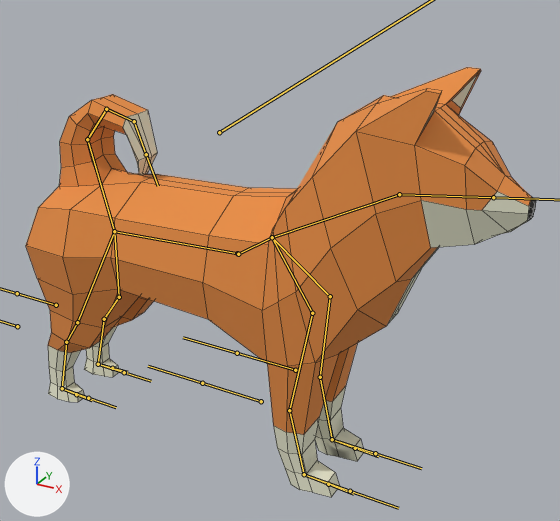
Renders of the FBX model UnityBlender/Assets/Fbx/Dog1.fbx from each side of a commit.
One viewpoint serves both versions: a 50 mm lens placed at (2.01, -3.2, 1.62), pointed at (0.2, 0.09, -0.03). Lighting does not change. The marker at lower left points along +X, +Y and +Z. The bones that bend it are drawn over the model as lines. Mesh edges are drawn as thin lines.

Names of what the first picture shows: '平面'.
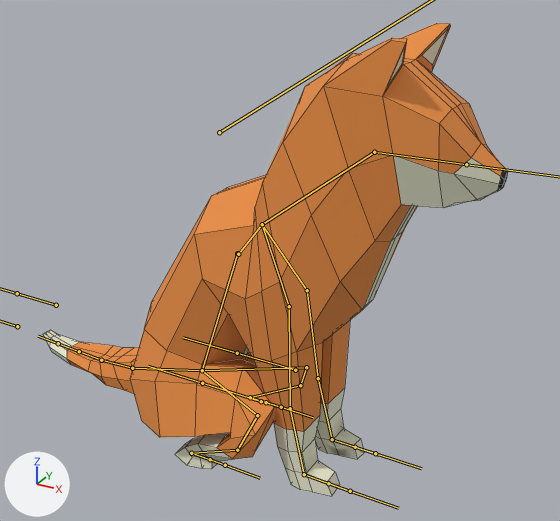
The newer file adds an action. The first version stands in its rest pose; the second is drawn at frame 16 of the action 'アーマチュア|Sit'.

The change in detail:
Bone 'LowerBody' (bone_lowerbody) turns from (0, 0, 0) to (0, 0, -70) degrees about its own x, y and z.
Bone 'Leg1.L' (bone_leg1_l) turns from (0, 0, 0) to (-15, -18, -33) degrees about its own x, y and z.
Bone 'Leg2.L' (bone_leg2_l) turns from (0, 0, 0) to (9, -17, 80) degrees about its own x, y and z.
Bone 'Leg3.L' (bone_leg3_l) turns from (0, 0, 0) to (28, -19, 58) degrees about its own x, y and z.
Bone 'Leg4.L' (bone_leg4_l) turns from (0, 0, 0) to (2, -12, -53) degrees about its own x, y and z.
Bone 'Tail1' (bone_tail1) turns from (0, 0, 0) to (2, 0, -20) degrees about its own x, y and z.
Bone 'Tail2' (bone_tail2) turns from (0, 0, 0) to (4, 3, -42) degrees about its own x, y and z.
Bone 'Tail3' (bone_tail3) turns from (0, 0, 0) to (4, 2, -60) degrees about its own x, y and z.
Bone 'Tail4' (bone_tail4) turns from (0, 0, 0) to (5, 1, -55) degrees about its own x, y and z.
Bone 'Leg1.R' (bone_leg1_r) turns from (0, 0, 0) to (-34, 8, -26) degrees about its own x, y and z.
Bone 'Leg2.R' (bone_leg2_r) turns from (0, 0, 0) to (-26, 35, 64) degrees about its own x, y and z.
Bone 'Leg3.R' (bone_leg3_r) turns from (0, 0, 0) to (-19, 13, 65) degrees about its own x, y and z.
Bone 'Leg4.R' (bone_leg4_r) turns from (0, 0, 0) to (-6, -7, -52) degrees about its own x, y and z.
Bone 'UpperBody' (bone_upperbody) turns from (0, 0, 0) to (1, 0, 20) degrees about its own x, y and z.
Bone 'Neck' (bone_neck) turns from (0, 0, 0) to (0, 0, -9) degrees about its own x, y and z.
Bone 'Face' (bone_face) turns from (0, 0, 0) to (0, 0, -18) degrees about its own x, y and z.
Bone 'Arm1.L' (bone_arm1_l) turns from (0, 0, 0) to (0, -8, -32) degrees about its own x, y and z.
Bone 'Arm2.L' (bone_arm2_l) turns from (0, 0, 0) to (-3, 4, 25) degrees about its own x, y and z.
Bone 'Arm3.L' (bone_arm3_l) turns from (0, 0, 0) to (5, 0, -11) degrees about its own x, y and z.
Bone 'Arm1.R' (bone_arm1_r) turns from (0, 0, 0) to (23, 12, -18) degrees about its own x, y and z.
Bone 'Arm2.R' (bone_arm2_r) turns from (0, 0, 0) to (26, 4, 1) degrees about its own x, y and z.
Bone 'Arm3.R' (bone_arm3_r) turns from (0, 0, 0) to (-7, -1, -11) degrees about its own x, y and z.
Bone 'Hand.R' (bone_hand_r) turns from (0, 0, 0) to (-6, -16, 3) degrees about its own x, y and z.

Boxes (x1, y1, x2, y2) around the edits, measured in the pictures (560 x 521 px):
'平面', posed (9% narrower, 10% taller): before (26, 67, 536, 497); after (43, 23, 508, 496)
bone 'LowerBody', root to tip: before (237, 253) to (114, 231); after (237, 253) to (202, 370)
bone 'Leg1.L', root to tip: before (114, 231) to (77, 322); after (202, 370) to (257, 415)
bone 'Leg2.L', root to tip: before (77, 322) to (66, 342); after (257, 415) to (237, 450)
bone 'Leg3.L', root to tip: before (66, 342) to (62, 388); after (237, 450) to (191, 453)
bone 'Leg4.L', root to tip: before (62, 388) to (76, 394); after (191, 453) to (210, 459)
bone 'Tail1', root to tip: before (114, 231) to (87, 139); after (202, 370) to (132, 368)
bone 'Tail2', root to tip: before (87, 139) to (106, 109); after (132, 368) to (101, 360)
bone 'Tail3', root to tip: before (106, 109) to (134, 121); after (101, 360) to (79, 351)
bone 'Tail4', root to tip: before (134, 121) to (146, 154); after (79, 351) to (58, 343)
bone 'Leg1.R', root to tip: before (114, 231) to (119, 297); after (202, 370) to (306, 367)
bone 'Leg2.R', root to tip: before (119, 297) to (104, 319); after (306, 367) to (300, 385)
bone 'Leg3.R', root to tip: before (104, 319) to (98, 364); after (300, 385) to (250, 397)
bone 'Leg4.R', root to tip: before (98, 364) to (112, 368); after (250, 397) to (266, 402)
bone 'UpperBody', root to tip: before (238, 254) to (272, 237); after (238, 254) to (262, 224)
bone 'Neck', root to tip: before (272, 237) to (399, 194); after (262, 224) to (374, 152)
bone 'Face', root to tip: before (399, 194) to (493, 197); after (374, 152) to (466, 164)
bone 'Arm1.L', root to tip: before (272, 237) to (312, 313); after (262, 224) to (289, 306)
bone 'Arm2.L', root to tip: before (312, 313) to (289, 410); after (289, 306) to (290, 408)
bone 'Arm3.L', root to tip: before (289, 410) to (304, 474); after (290, 408) to (304, 474)
bone 'Arm1.R', root to tip: before (272, 237) to (330, 296); after (262, 224) to (307, 290)
bone 'Arm2.R', root to tip: before (330, 296) to (320, 377); after (307, 290) to (318, 378)
bone 'Arm3.R', root to tip: before (320, 377) to (332, 439); after (318, 378) to (332, 439)
bone 'Hand.R', root to tip: before (332, 439) to (355, 448); after (332, 439) to (355, 447)
